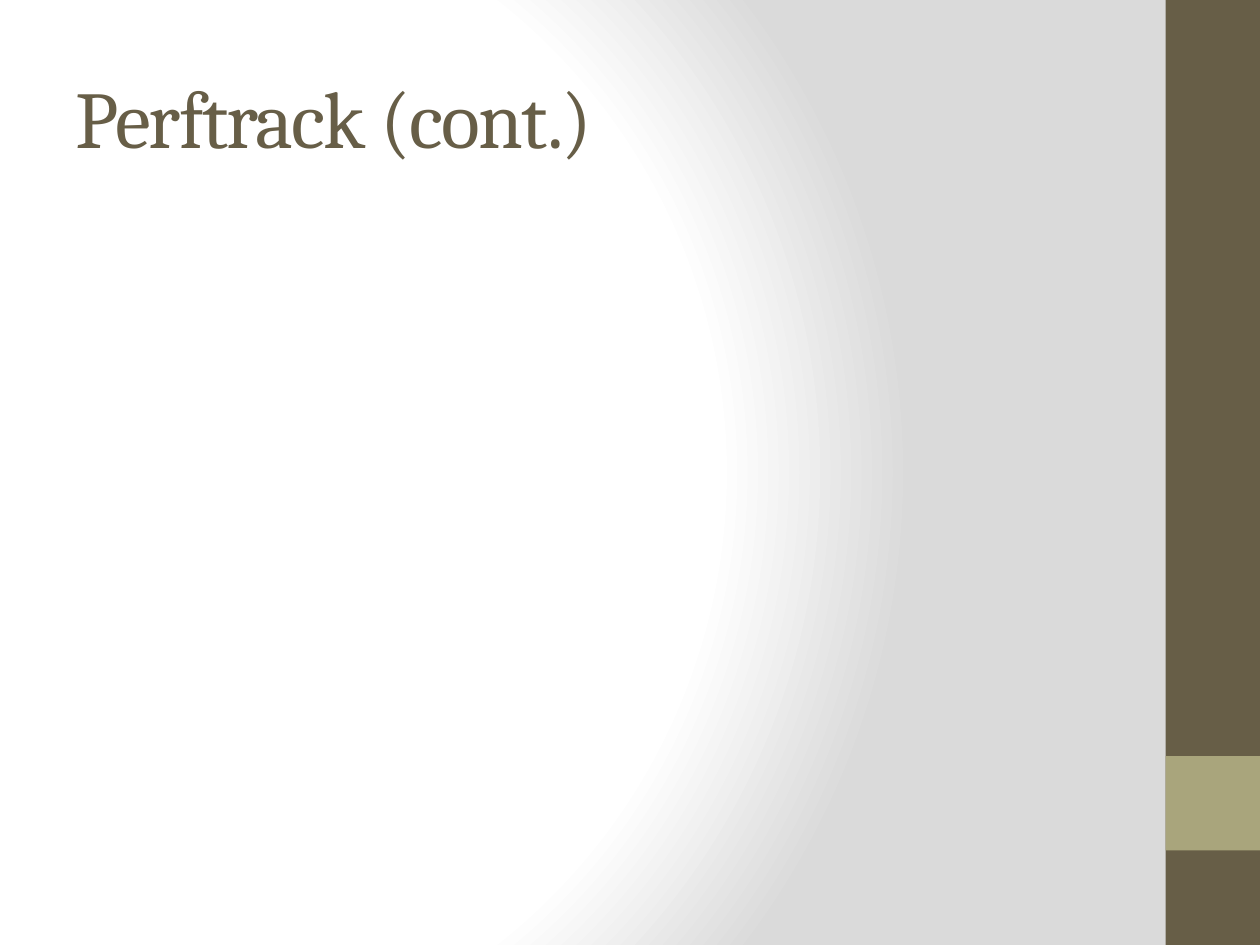
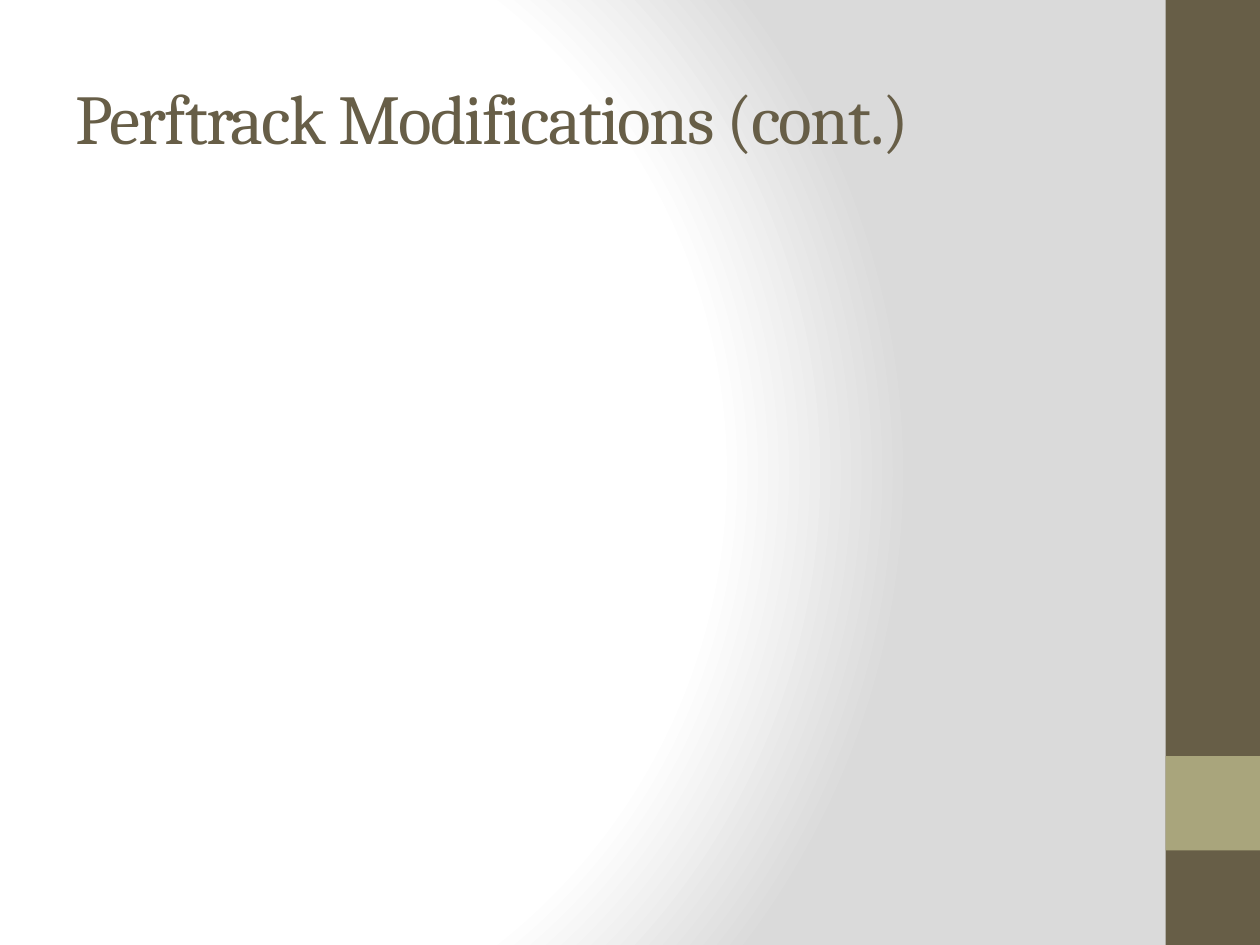
Before and after one commit to hemakumar/Data-Analysis_Group4c, a slide deck: slide 10 of paper/Integrated Data Center Power and Cooling Analysis.pptx. Drawn at 1260x945 pixels with LibreOffice and Linux fonts; fonts in the diff are those of the drawing. Boxes give left, top, right and bottom in pixels: in the first picture for what was removed or moved away, otherwise in the second. Text is boxed around its words. In the diff, an @@ line names an element or a change of style, - is before the commit and + after.

```diff
--- a/paper/Integrated Data Center Power and Cooling Analysis.pptx
+++ b/paper/Integrated Data Center Power and Cooling Analysis.pptx
@@ title at <box>76,94,909,154</box>: text changed; size 46 to 40 pt @@
-Perftrack (cont.)
+Perftrack Modifications (cont.)
```
Also in this commit, not shown: 6 other slides changed, 1 slide added, 1 slide removed, 1 other file.
